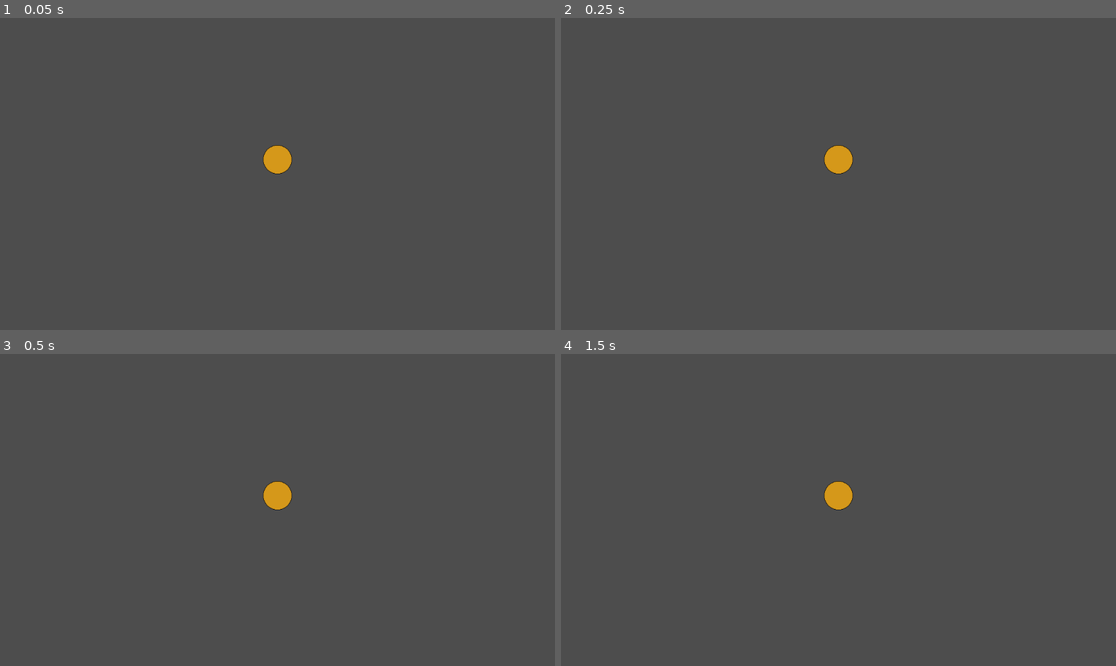
Above: before the commit, frames 1-4 (two rows, left to right).
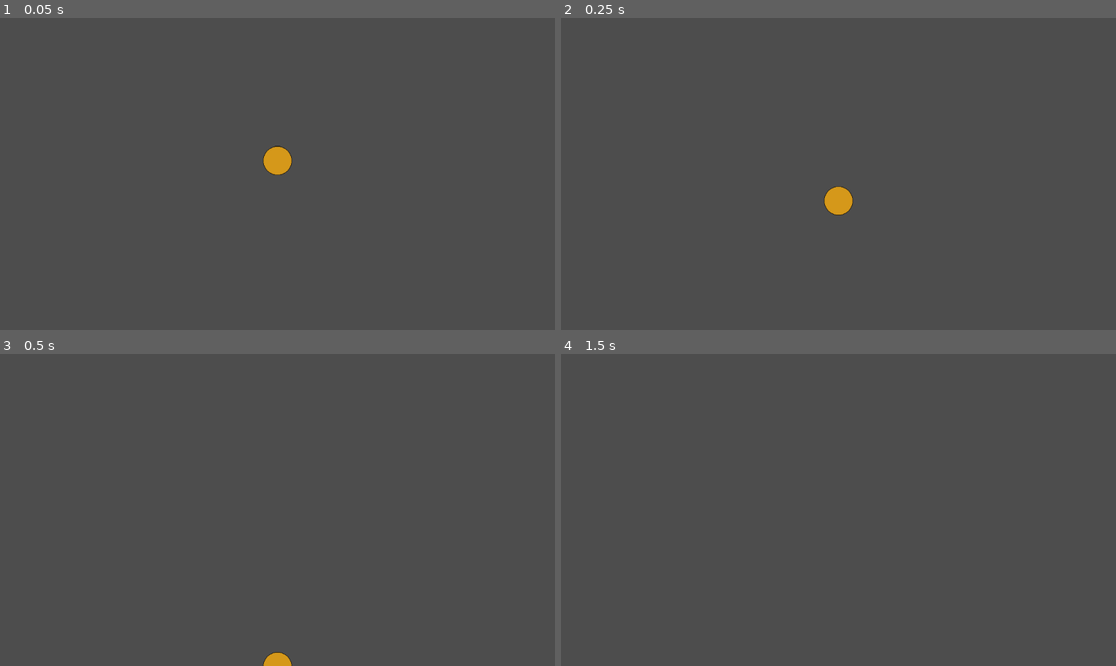
Above: after the commit, the same moments.

Repository: AysbergTr/gamejam-github
Game: Godot game, scene res://scenes/game.tscn
The game is run twice, just before and just after one commit, with the same random seed, the same clock (stepped at 60 frames per second) and the same inputs.
Inputs:
- Up to frame 1 (0.05 s): no input
- Up to frame 2 (0.25 s): no input
- Up to frame 3 (0.5 s): no input
- Up to frame 4 (1.5 s): tap Enter (ui_accept) at 0.5, 0.6, 0.77, 1.07, 1.25, 1.35 s; hold Right (ui_right) from 0.53 s (still down)

The runs differ from the first frame. In frame 1, less than 0.1% of the frame differs, in the area x 47-53%, y 40-51%; in frame 2, 0.8%, in the area x 47-53%, y 40-64%; in frame 3, 0.6%; in frame 4, 0.4%.

Commit message:
player movement
I ve added a player movement to the character

Diff:
--- /dev/null
+++ b/scenes/character_body_2d.gd
@@ -0,0 +1,25 @@
+extends CharacterBody2D
+
+
+const SPEED = 300.0
+const JUMP_VELOCITY = -400.0
+
+
+func _physics_process(delta: float) -> void:
+	# Add the gravity.
+	if not is_on_floor():
+		velocity += get_gravity() * delta
+
+	# Handle jump.
+	if Input.is_action_just_pressed("ui_accept") and is_on_floor():
+		velocity.y = JUMP_VELOCITY
+
+	# Get the input direction and handle the movement/deceleration.
+	# As good practice, you should replace UI actions with custom gameplay actions.
+	var direction := Input.get_axis("ui_left", "ui_right")
+	if direction:
+		velocity.x = direction * SPEED
+	else:
+		velocity.x = move_toward(velocity.x, 0, SPEED)
+
+	move_and_slide()
--- a/scenes/game.tscn
+++ b/scenes/game.tscn
@@ -1,6 +1,7 @@
-[gd_scene load_steps=3 format=3 uid="uid://7mqlexcnwkvy"]
+[gd_scene load_steps=4 format=3 uid="uid://7mqlexcnwkvy"]
 
 [ext_resource type="Texture2D" uid="uid://beb1jgo6pbulf" path="res://assets/PlainBuscuit.png" id="1_uwrxv"]
+[ext_resource type="Script" uid="uid://1iw1al1rium3" path="res://scenes/character_body_2d.gd" id="1_yqjtg"]
 
 [sub_resource type="CircleShape2D" id="CircleShape2D_yqjtg"]
 
@@ -8,6 +9,7 @@
 
 [node name="CharacterBody2D" type="CharacterBody2D" parent="."]
 position = Vector2(0, -10)
+script = ExtResource("1_yqjtg")
 
 [node name="PlainBuscuit" type="Sprite2D" parent="CharacterBody2D"]
 position = Vector2(4.76837e-07, 4.76837e-07)
Not shown, added: scenes/character_body_2d.gd.uid
